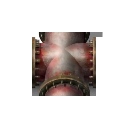
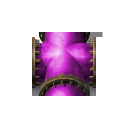
The second 128×128 image is a revision of the first. Changes to its layers:
pixels changed over box(35, 32, 93, 96) (layer not identified)
